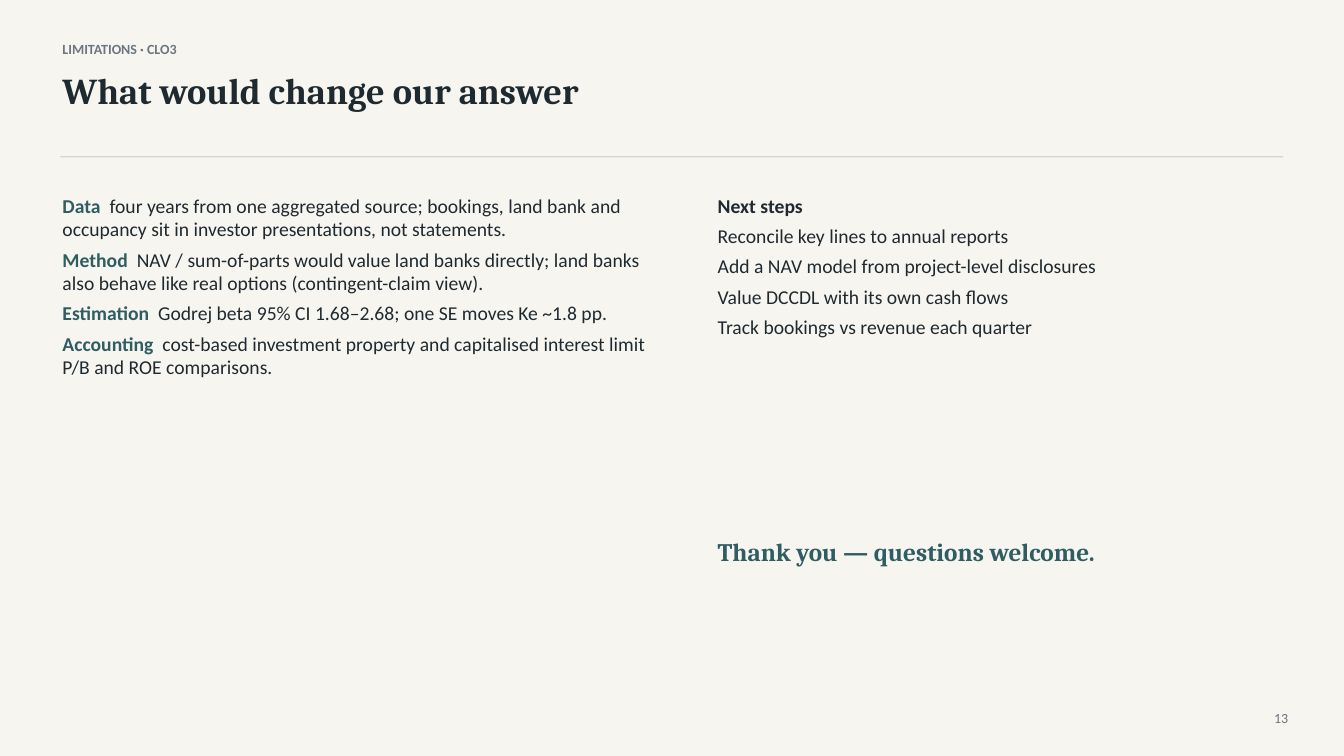
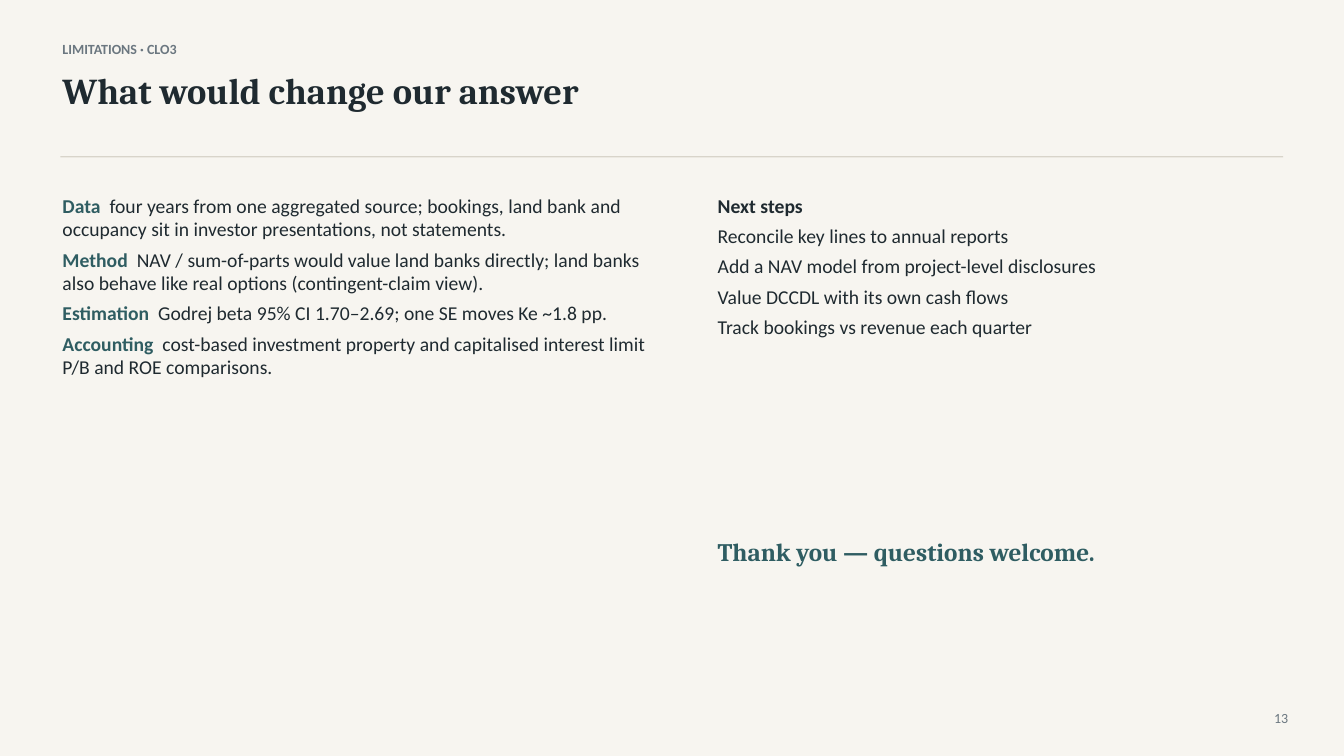
Before and after one commit to atharvaakz/BAAV, a slide deck: slide 13 of reports/ProjectBaav_Group27_Presentation.pptx. Drawn at 1344x756 pixels with LibreOffice and Linux fonts; fonts in the diff are those of the drawing. Boxes give left, top, right and bottom in pixels: in the first picture for what was removed or moved away, otherwise in the second. Text is boxed around its words. In the diff, an @@ line names an element or a change of style, - is before the commit and + after.

```diff
--- a/reports/ProjectBaav_Group27_Presentation.pptx
+++ b/reports/ProjectBaav_Group27_Presentation.pptx
@@ text at [62,306,607,324]: text changed @@
-Estimation Godrej beta 95% CI 1.68–2.68; one SE moves Ke ~1.8 pp.
+Estimation Godrej beta 95% CI 1.70–2.69; one SE moves Ke ~1.8 pp.
```
Also in this commit, not shown: 6 other slides changed, 9 other files.
